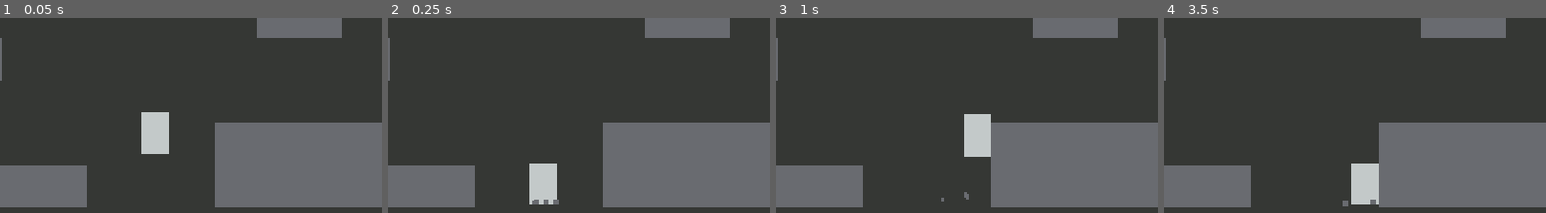
Above: before the commit, frames 1-4 (left to right).
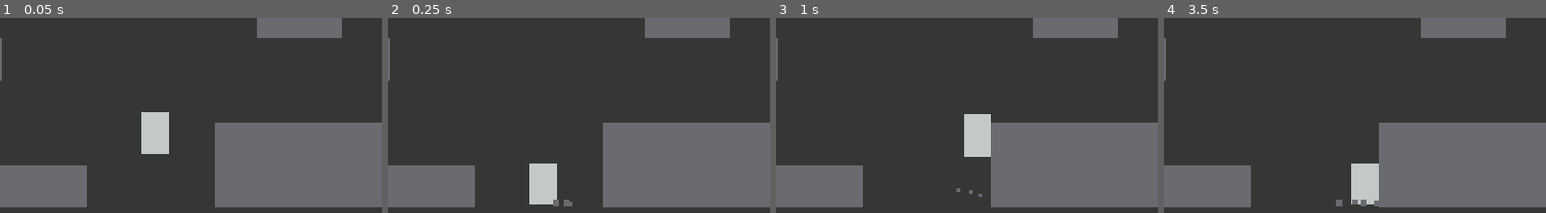
Above: after the commit, the same moments.

Repository: harperstoeckle/mole_game
Game: Godot game, scene res://scenes/main.tscn
Same seed, same stepped clock (60 frames per second), same inputs: the game is played once before the commit and once after it.
Inputs:
- Up to frame 1 (0.05 s): no input
- Up to frame 2 (0.25 s): no input
- Up to frame 3 (1 s): hold D (right) from 0.53 s (still down); tap Space (jump) at 0.77 s
- Up to frame 4 (3.5 s): tap Space (jump) at 1.52, 3.02 s; release D (right) at 2.03 s; hold A (left) 2.03-2.78 s; tap Enter at 2.75 s; hold D (right) from 2.78 s (still down)
The pictures show only the part of the screen within x 28-78%, y 50-100%; the shares and areas given below are measured in that part.

Frame 1 is identical in both runs. In frame 2, 0.2% of the frame differs, in the area x 37-49%, y 93-97%; in frame 3, 0.1%; in frame 4, 0.2%, in the area x 45-57%, y 93-97%.

Commit message:
Allow one-shot particle effects to be emitting in the editor

Diff:
--- a/scenes/effects/player_dig.tscn
+++ b/scenes/effects/player_dig.tscn
@@ -29,10 +29,8 @@
 
 [node name="OnReadyGPUParticles2D" type="GPUParticles2D" parent="." unique_id=1874582735]
 modulate = Color(0.4136, 0.42064, 0.44, 1)
-emitting = false
 amount = 16
 lifetime = 0.6
-one_shot = true
 explosiveness = 0.7
 process_material = SubResource("ParticleProcessMaterial_pw14g")
 script = ExtResource("1_yvxfg")
--- a/scenes/effects/player_jump.tscn
+++ b/scenes/effects/player_jump.tscn
@@ -26,10 +26,8 @@
 
 [node name="GPUParticles2D" type="GPUParticles2D" parent="." unique_id=484731697]
 modulate = Color(0.4136, 0.42064, 0.44, 1)
-emitting = false
 amount = 4
 lifetime = 0.4
-one_shot = true
 explosiveness = 1.0
 process_material = SubResource("ParticleProcessMaterial_et3mq")
 script = ExtResource("1_mfur7")
--- a/scripts/on_ready_gpu_particles_2d.gd
+++ b/scripts/on_ready_gpu_particles_2d.gd
@@ -1,7 +1,8 @@
 class_name OnReadyGPUParticles2D
 extends GPUParticles2D
-## Starts emitting when ready.
+## One-shot particle effect that plays when ready.
 
 
 func _ready() -> void:
+	one_shot = true
 	emitting = true
